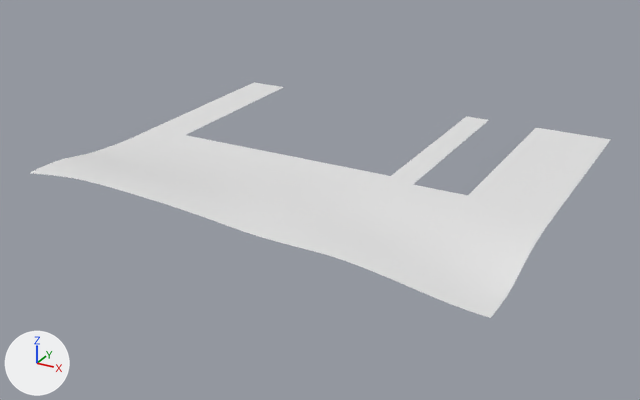
A saved change to the glTF model public/assets/testmap/terrain_1_1.glb.
The view is the same before and after, from a camera (50 mm lens) standing at (17.6, -110.4, 35.6) and looking at (-26.0, -31.1, -4.0). Every picture has the same lights, and +X, +Y and +Z are marked at lower left. The picture after the commit comes second. Vertices at exactly the same position are counted once.

In view in the first picture: 'terrain_1_1'.
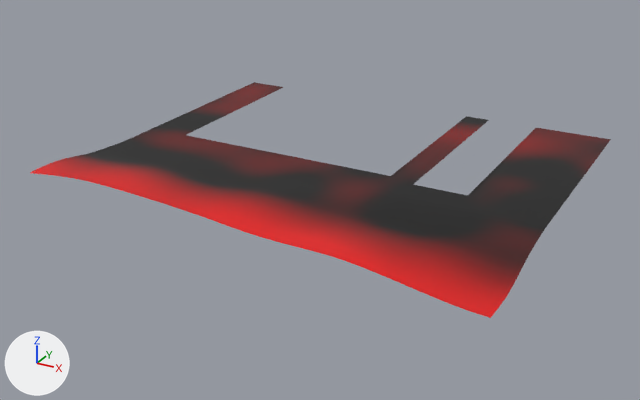
What differs and where, as boxes [x1, y1, x2, y2] in the pictures (640 x 400 px):
part 1 of me_terrain_1_1, recoloured (darker)
    both: [30, 159, 510, 318]
part 2 of me_terrain_1_1, recoloured (darker)
    both: [65, 82, 611, 291]

The change, as a list of edits to the scene's bpy script:
```text
Add mat_terrain_blend:
    mat_terrain_blend = bpy.data.materials.new('terrain_blend')
    # nodes: BsdfPrincipled, Mix, OutputMaterial, VertexColor
    # colours: white #e7e7e7, mixed with the vertex colours
Change me_terrain_1_1:
    where me_terrain_1_1.from_pydata(...)  # 1526 vertices, 2770 faces; spans x -50.0..0.0, y -50.0..-7.0, z -1.8..1.9
    used by ob_terrain_1_1; location = (0.0, 0.0, 0.0)
    me_terrain_1_1 part 1: all 500 faces that had it switch from mat_ground_forest (white #e7e7e7) to mat_terrain_blend
    me_terrain_1_1 part 2: all 2270 faces that had it switch from mat_ground_grass (white #e7e7e7) to mat_terrain_blend
    me_terrain_1_1 part 3: vertex colours changed
```
